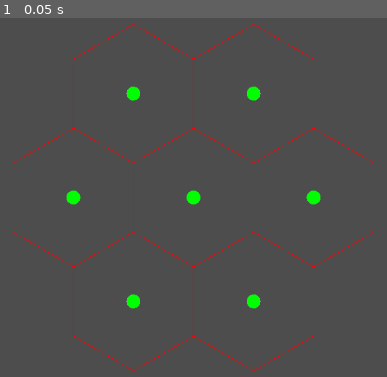
Above: before the commit, frame 1.
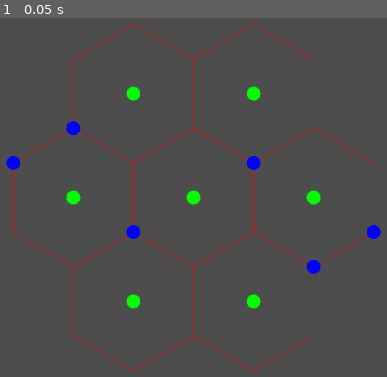
Above: after the commit, the same moment.

Repository: LeoBasov/hex-grid-godot
Game: Godot game, scene res://test/test.tscn
The game is run twice, just before and just after one commit, with the same random seed, the same clock (stepped at 60 frames per second) and the same inputs.
Inputs:
- Up to frame 1 (0.05 s): no input

The runs differ from the first frame. In frame 1, 0.7% of the frame differs, in the area x 1-99%, y 28-72%.

Commit message:
added vertices

Diff:
--- a/grid/hex_cell.gd
+++ b/grid/hex_cell.gd
@@ -1,18 +1,21 @@
 class_name HexCell extends Node2D
 
+var q: int
 var r: int
-var q: int
 var vertices: Array
 
-func _init(r_: int, q_: int, size: float):
+func _init(q_: int, r_: int, size: float):
+	q = q_
 	r = r_
-	q = q_
 
 	position.x += sqrt(3) * size * r + 0.5 * sqrt(3) * size * q
 	position.y += (3.0/2.0) * size * q
 
 	vertices.resize(6)
 
+	for i in range(6):
+		vertices[i] = null
+
 func pointy_hex_corner(size, i):
 	var angle_deg = -60 * i - 30
 	var angle_rad = PI / 180 * angle_deg
--- a/grid/hex_grid.gd
+++ b/grid/hex_grid.gd
@@ -5,15 +5,26 @@
 var n_circle: int
 
 func _draw():
-	for child in get_children():
+	for child in get_child(0).get_children():
 		draw_circle(child.position, 10.0, Color.GREEN)
 
 		for i in range(1, 6):
 			draw_line(child.pointy_hex_corner(size, i - 1), child.pointy_hex_corner(size, i), Color.RED)
 
+	for child in get_child(1).get_children():
+		draw_circle(child.position, 10.0, Color.BLUE)
+
 func build(n_circle_: int) -> void:
-	var cell
 	n_circle = n_circle_
+
+	for child in get_children():
+		child.queue_free()
+
+	create_cells()
+	create_vertices()
+
+func create_cells() -> void:
+	add_child(Node2D.new())
 
 	for q in range(-n_circle, n_circle + 1):
 		cell_map.append([])
@@ -24,7 +35,43 @@
 	for q in range(-n_circle, n_circle + 1):
 		for r in range(-n_circle, n_circle + 1):
 			if abs(q + r) <= n_circle:
-				cell = HexCell.new(r, q, size)
-				add_child(cell)
+				var cell = HexCell.new(q, r, size)
+				get_child(0).add_child(cell)
 				cell.owner = self
 				cell_map[q + n_circle][r + n_circle] = cell
+
+func create_vertices() -> void:
+	var vetex
+
+	add_child(Node2D.new())
+
+	for q in range(-n_circle, n_circle + 1):
+		for r in range(-n_circle, n_circle + 1):
+			if (abs(q + r) <= n_circle) and get_cell(q, r):
+				var cell = get_cell(q, r)
+
+				for i in range(6):
+					var cell_n = get_neighbour(q, r, indx(i))
+					var cell_np = get_neighbour(q, r, indx(i + 1))
+					var cell_nm = get_neighbour(q, r, indx(i - 1))
+
+					if (cell_n == null) and (cell_np == null) and (cell_nm == null) and (cell.vertices[i] == null):
+						var vertex = HexVertex.new(cell.pointy_hex_corner(size, i))
+						cell.vertices[i] = vertex
+						get_child(1).add_child(vertex)
+						vertex.owner = self
+
+func indx(i: int) -> int:
+	return i%6
+
+func get_cell(q, r):
+	if (q + n_circle <= 2 * n_circle) and (r + n_circle <= 2 * n_circle) and (q + n_circle >= 0) and (r + n_circle >= 0):
+		return cell_map[q + n_circle][r + n_circle]
+	else:
+		return null
+
+func get_neighbour(q, r, i):
+	var dq: Array = [1,  1,  0, -1, -1, 0]
+	var dr: Array = [0, -1, -1, -0,  1, 1]
+
+	return get_cell(q + dq[i], r + dr[i])
--- /dev/null
+++ b/grid/hex_vertex.gd
@@ -0,0 +1,6 @@
+class_name HexVertex extends Node2D
+
+var cells: Array = []
+
+func _init(position_: Vector2):
+	position = position_
